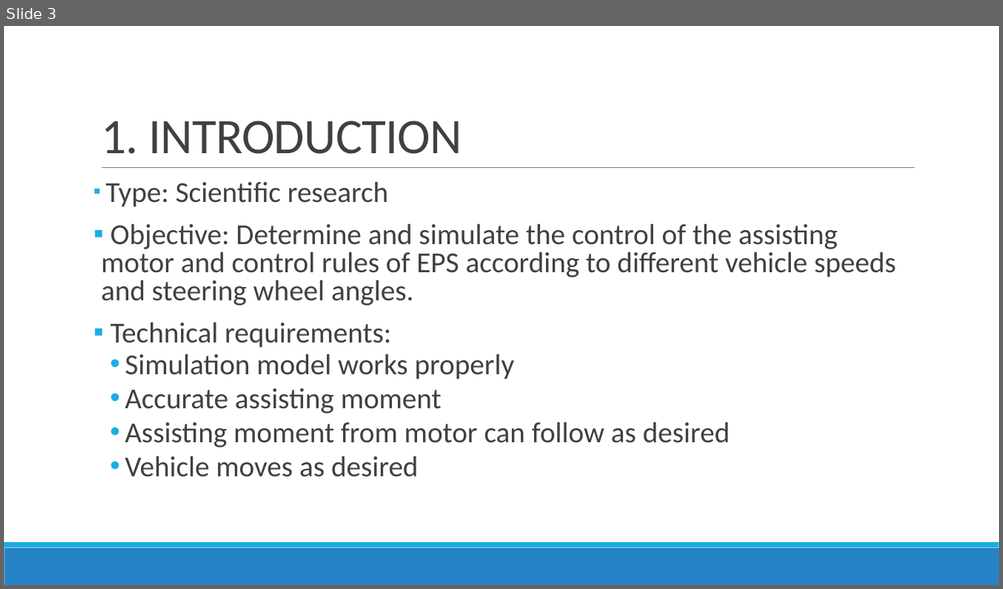
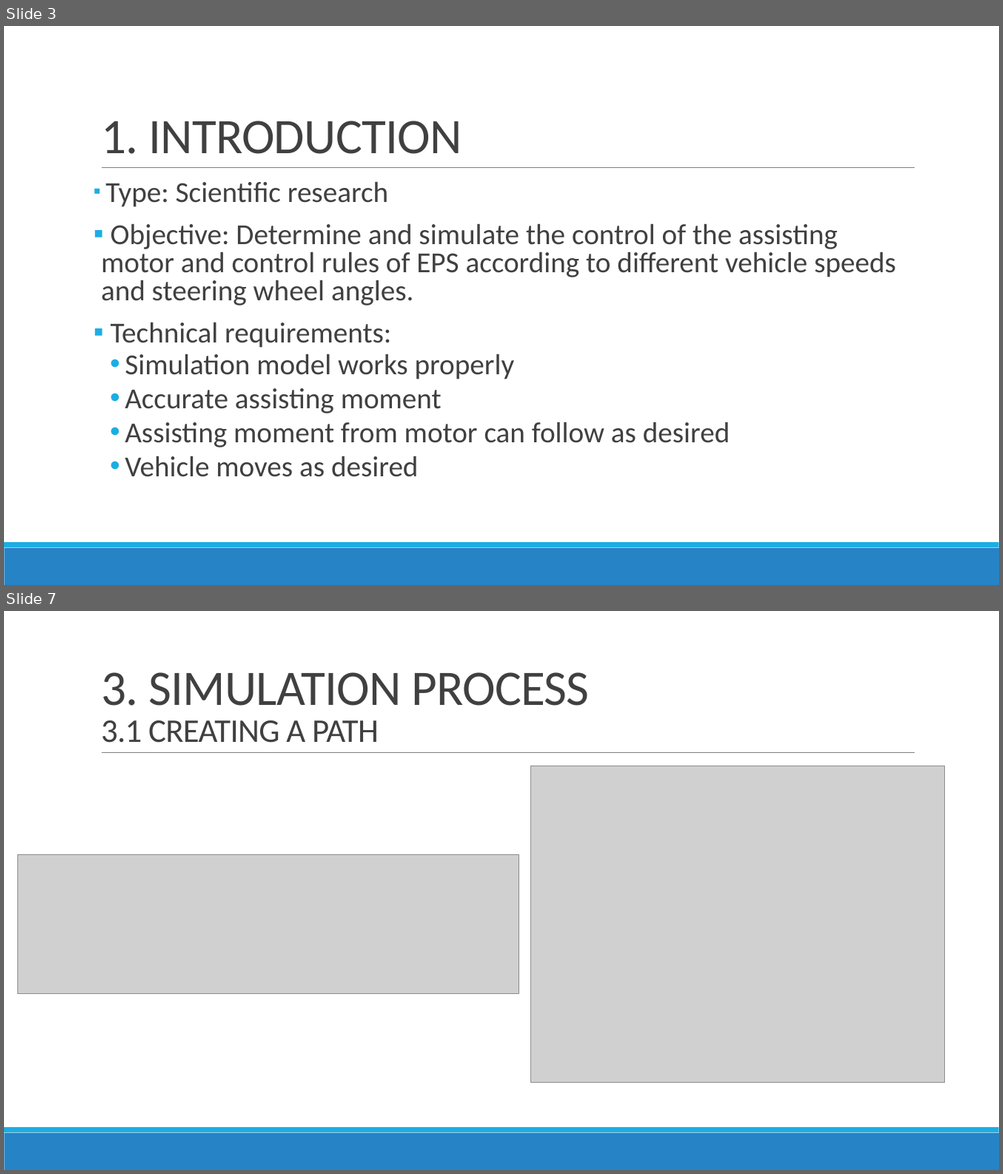
Before and after one commit to Bminhhh/CapsoneProject, a slide deck: duy/CAPSTONE PROJECT/CAPSTONE PROJECT REPORT.pptx. Shown one above the other, each under a label of ours: slide 3 before the commit, slides 3 and 7 after it; the slides between them are not shown. The pictures are 1003x589 and 1003x1174 pixels, drawn with LibreOffice and Linux fonts; fonts in the diff are those of the drawing; grey boxes stand for pictures. Boxes give left, top, right and bottom in pixels: in the first picture for what was removed or moved away, otherwise in the second. Text is boxed around its words. In the diff, an @@ line names an element or a change of style, - is before the commit and + after.

```diff
--- a/duy/CAPSTONE PROJECT/CAPSTONE PROJECT REPORT.pptx
+++ b/duy/CAPSTONE PROJECT/CAPSTONE PROJECT REPORT.pptx
@@ slide 7 added at <box>4,611,999,1170</box>, background #FFFFFF; not listed: 3 template elements that a slide beside it also shows @@
@@ title added at <box>101,672,589,743</box>, 48 pt, text #404040 @@
+3. SIMULATION PROCESS
+3.1 CREATING A PATH
@@ picture added at <box>531,766,945,1083</box> @@
@@ picture added at <box>17,855,519,994</box> @@
```
Also in this commit, not shown: 4 slides changed, 6 other slides added, 37 other files.
